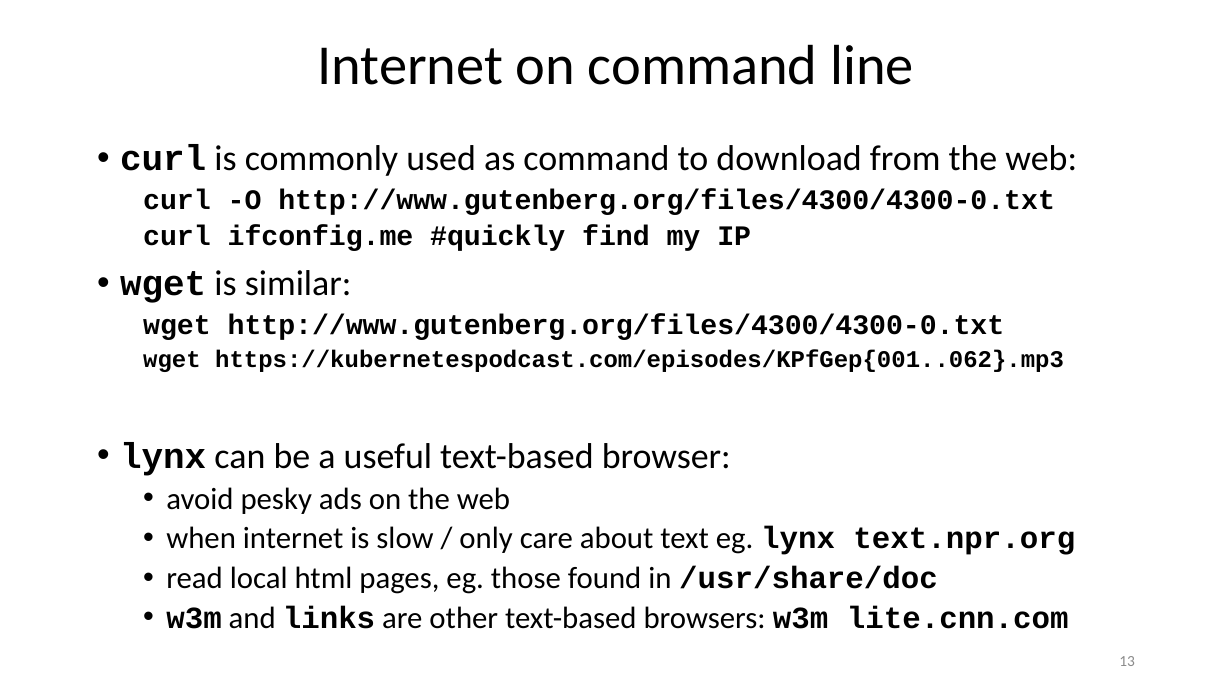
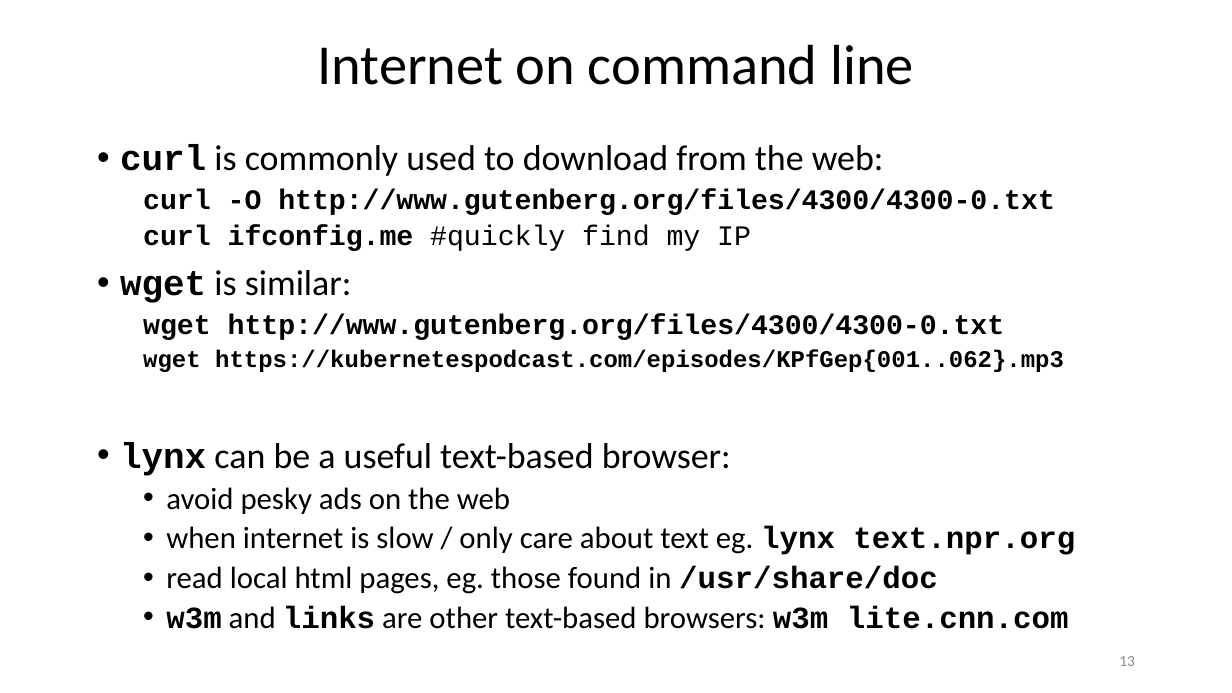
Before and after one commit to ketancmaheshwari/lisa19, a slide deck: slide 13 of lpt_LISA.pptx. Drawn at 1232x693 pixels with LibreOffice and Linux fonts; fonts in the diff are those of the drawing. Boxes give left, top, right and bottom in pixels: in the first picture for what was removed or moved away, otherwise in the second. Text is boxed around its words. In the diff, an @@ line names an element or a change of style, - is before the commit and + after.

```diff
--- a/lpt_LISA.pptx
+++ b/lpt_LISA.pptx
@@ text at (120, 145, 884, 176): text changed @@
-• curl is commonly used as command to download from the web:
+• curl is commonly used to download from the web:
@@ text at (143, 225, 751, 251): bold off in "#quickly find my IP" @@
```
Also in this commit, not shown: 19 other slides changed, 1 other file.
